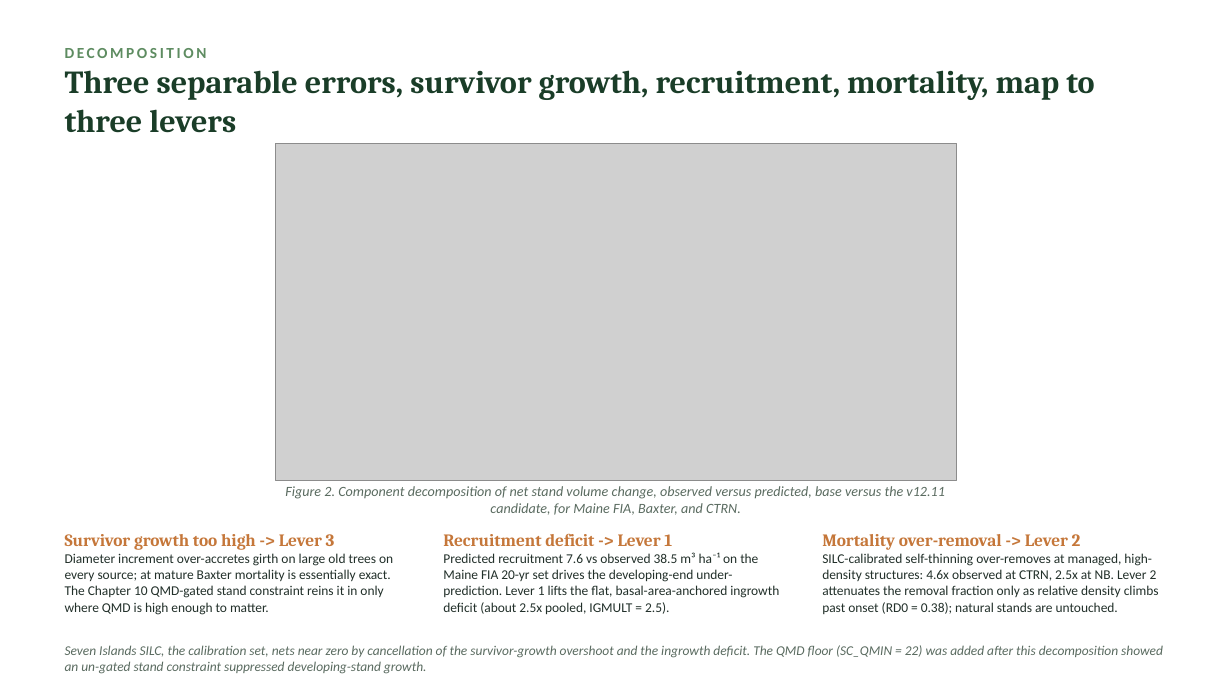
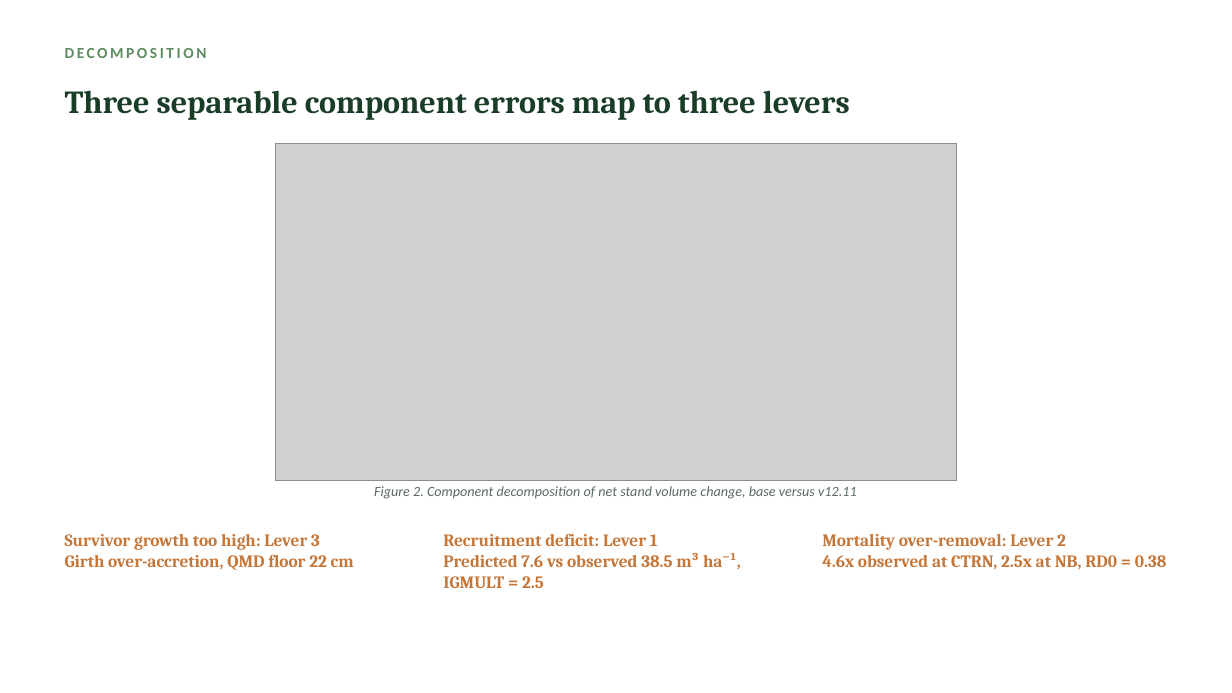
Before and after one commit to holoros/fvs-acd, a slide deck: slide 9 of FVS-ACD_Hennigar_Aug2026.pptx. Drawn at 1232x693 pixels with LibreOffice and Linux fonts; fonts in the diff are those of the drawing; grey boxes stand for pictures. Boxes give left, top, right and bottom in pixels: in the first picture for what was removed or moved away, otherwise in the second. Text is boxed around its words. In the diff, an @@ line names an element or a change of style, - is before the commit and + after.

```diff
--- a/FVS-ACD_Hennigar_Aug2026.pptx
+++ b/FVS-ACD_Hennigar_Aug2026.pptx
@@ text at (x1=65, y1=90, x2=850, y2=120): text changed @@
-Three separable errors, survivor growth, recruitment, mortality, map to three levers
+Three separable component errors map to three levers
@@ text at (x1=374, y1=486, x2=857, y2=499): text changed @@
-Figure 2. Component decomposition of net stand volume change, observed versus predicted, base versus the v12.11 candidate, for Maine FIA, Baxter, and CTRN.
+Figure 2. Component decomposition of net stand volume change, base versus v12.11
@@ text at (x1=65, y1=534, x2=354, y2=570): text changed; size 10.5 to 13.5 pt; font Calibri to Cambria; text colour #22302A to #C5773A; bold on @@
-Survivor growth too high -> Lever 3
-Diameter increment over-accretes girth on large old trees on every source; at mature Baxter mortality is essentially exact. The Chapter 10 QMD-gated stand constraint reins it in only where QMD is high enough to matter.
+Survivor growth too high: Lever 3
+Girth over-accretion, QMD floor 22 cm
@@ text at (x1=443, y1=533, x2=741, y2=588): text changed; size 10.5 to 13.5 pt; font Calibri to Cambria; text colour #22302A to #C5773A; bold on @@
-Recruitment deficit -> Lever 1
-Predicted recruitment 7.6 vs observed 38.5 m³ ha⁻¹ on the Maine FIA 20-yr set drives the developing-end under-prediction. Lever 1 lifts the flat, basal-area-anchored ingrowth deficit (about 2.5x pooled, IGMULT = 2.5).
+Recruitment deficit: Lever 1
+Predicted 7.6 vs observed 38.5 m³ ha⁻¹, IGMULT = 2.5
@@ text at (x1=822, y1=534, x2=1167, y2=569): text changed; size 10.5 to 13.5 pt; font Calibri to Cambria; text colour #22302A to #C5773A; bold on @@
-Mortality over-removal -> Lever 2
-SILC-calibrated self-thinning over-removes at managed, high-density structures: 4.6x observed at CTRN, 2.5x at NB. Lever 2 attenuates the removal fraction only as relative density climbs past onset (RD0 = 0.38); natural stands are untouched.
+Mortality over-removal: Lever 2
+4.6x observed at CTRN, 2.5x at NB, RD0 = 0.38
@@ text removed at (x1=65, y1=645, x2=1163, y2=674) @@
-Seven Islands SILC, the calibration set, nets near zero by cancellation of the survivor-growth overshoot and the ingrowth deficit. The QMD floor (SC_QMIN = 22) was added after this decomposition showed an un-gated stand constraint suppressed developing-stand growth.
```
Also in this commit, not shown: 39 other slides changed, 1 slide added, 25 other files.
